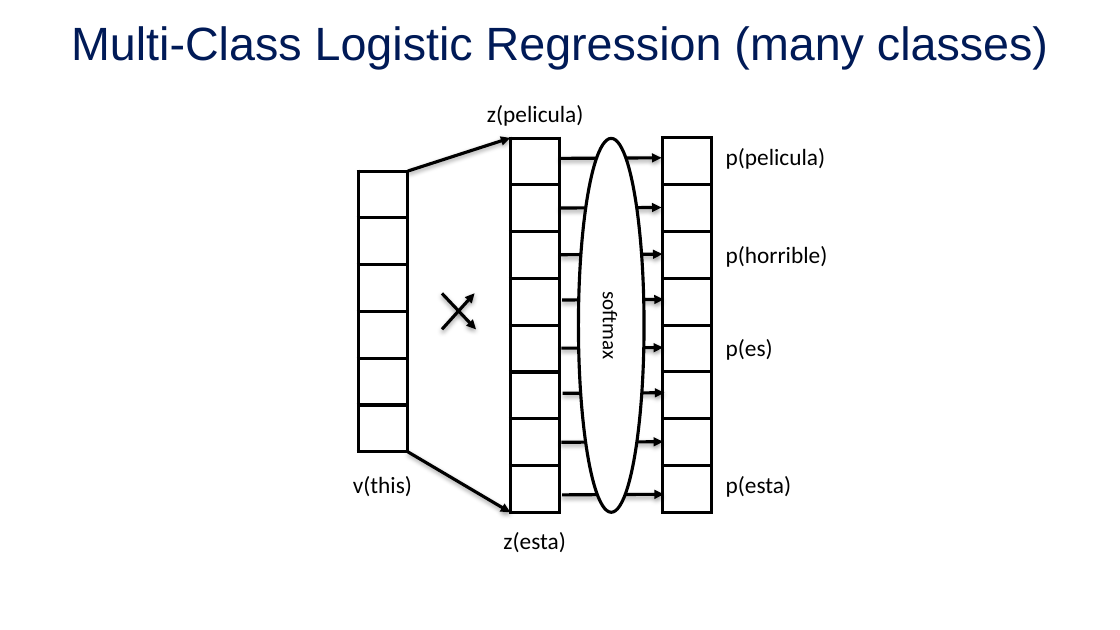
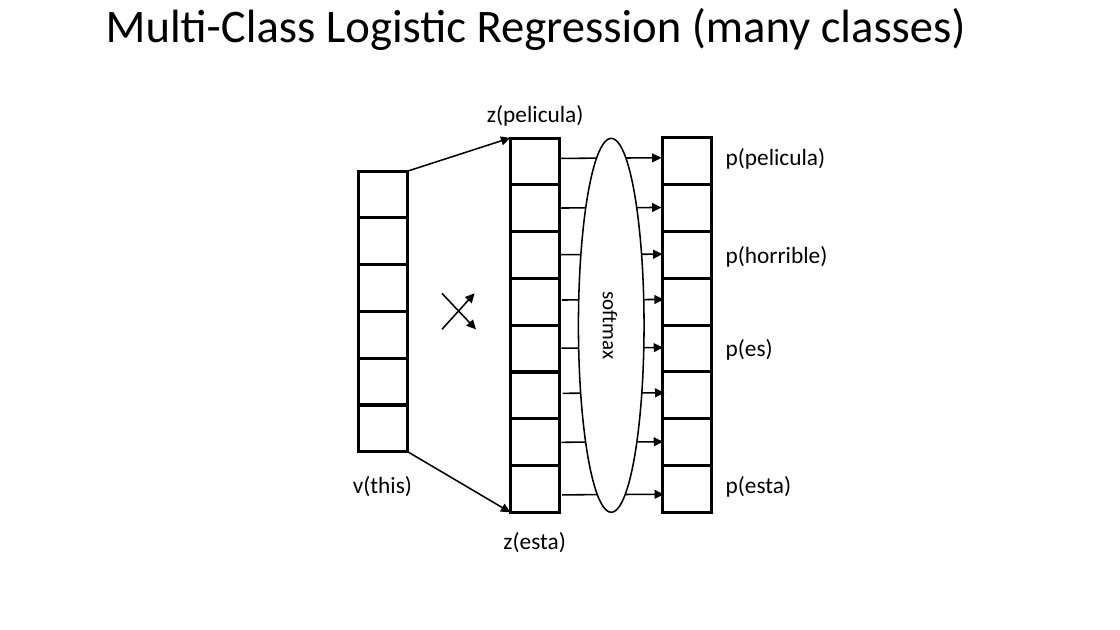
Before and after one commit to mengelhard/mmci_applied_ds, a slide deck: slide 12 of lectures/ll12.pptx. Drawn at 1120x630 pixels with LibreOffice and Linux fonts; fonts in the diff are those of the drawing; background and template pictures are left out. Boxes give left, top, right and bottom in pixels: in the first picture for what was removed or moved away, otherwise in the second. Text is boxed around its words. In the diff, an @@ line names an element or a change of style, - is before the commit and + after.

```diff
--- a/lectures/ll12.pptx
+++ b/lectures/ll12.pptx
@@ title "Multi-Class Logistic Regression (many classes)": place and size @@
-title "Multi-Class Logistic Regression (many classes)" at box(71, 26, 1048, 69)
+title "Multi-Class Logistic Regression (many classes)" at box(106, 8, 966, 50)
@@ title "Multi-Class Logistic Regression (many classes)" at box(106, 8, 966, 50): font Arial to Calibri, text colour #001A57 to #000000; line spacing 1 to 0.9; vertical alignment middle to top @@
@@ arrow (408, 171) - (511, 138): stroke #000000 2 pt to #000000 1 pt @@
@@ ellipse "softmax" at box(578, 139, 644, 513): outline #000000 2 pt to #000000 1 pt @@
@@ arrow (560, 158) - (662, 158): stroke #000000 2 pt to #000000 1 pt @@
@@ arrow (560, 208) - (662, 207): stroke #000000 2 pt to #000000 1 pt @@
@@ arrow (561, 254) - (662, 254): stroke #000000 2 pt to #000000 1 pt @@
@@ arrow (442, 329) - (475, 293): stroke #000000 2 pt to #000000 1 pt @@
@@ arrow (442, 293) - (476, 329): stroke #000000 2 pt to #000000 1 pt @@
@@ arrow (562, 300) - (664, 299): stroke #000000 2 pt to #000000 1 pt @@
@@ arrow (561, 348) - (663, 347): stroke #000000 2 pt to #000000 1 pt @@
@@ arrow (562, 393) - (664, 393): stroke #000000 2 pt to #000000 1 pt @@
@@ arrow (561, 442) - (663, 441): stroke #000000 2 pt to #000000 1 pt @@
@@ arrow (408, 451) - (511, 512): stroke #000000 2 pt to #000000 1 pt @@
@@ arrow (562, 495) - (664, 494): stroke #000000 2 pt to #000000 1 pt @@
```
Also in this commit, not shown: 47 other slides changed, 1 other file.
